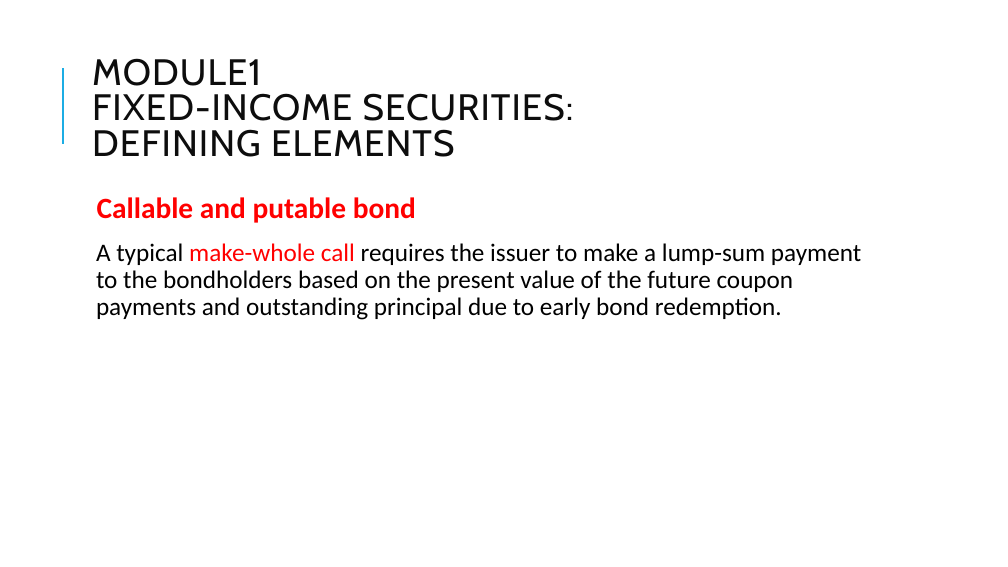
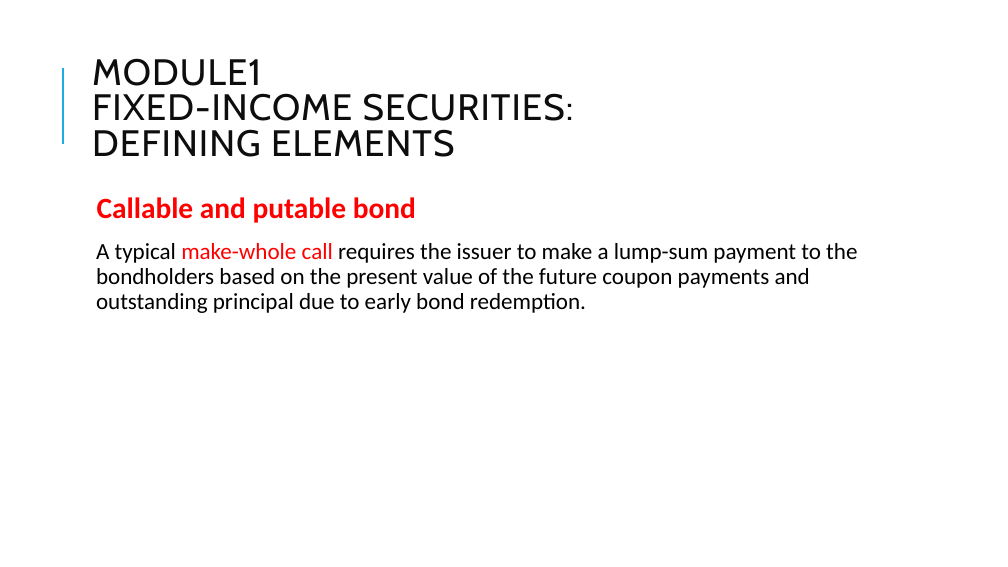
Before and after one commit to Isco0530/data, a slide deck: slide 45 of Fixed Income.pptx. Drawn at 1008x567 pixels with LibreOffice and Linux fonts; fonts in the diff are those of the drawing; background and template pictures are left out. Boxes give left, top, right and bottom in pixels: in the first picture for what was removed or moved away, otherwise in the second. Text is boxed around its words. In the diff, an @@ line names an element or a change of style, - is before the commit and + after.

```diff
--- a/Fixed Income.pptx
+++ b/Fixed Income.pptx
@@ text at [96, 243, 857, 313]: size 24 to 22 pt in "A typical make-whole call requires the issuer ..." @@
```
Also in this commit, not shown: 3 other slides changed, 1 slide removed.
